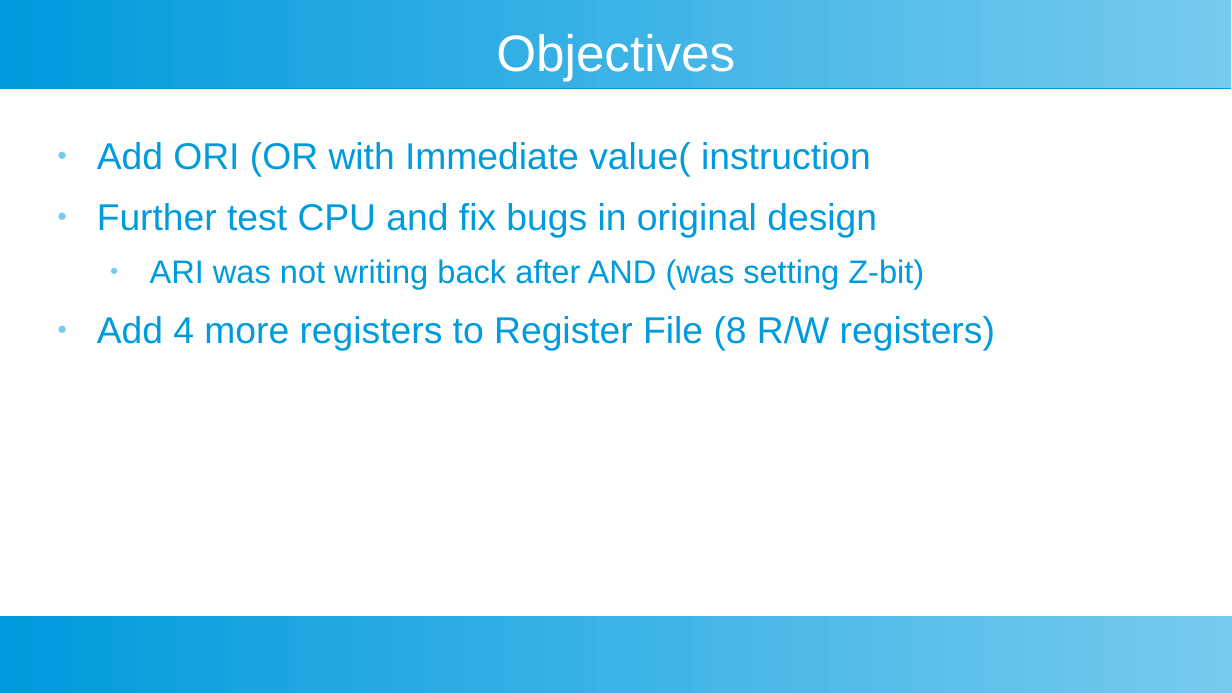
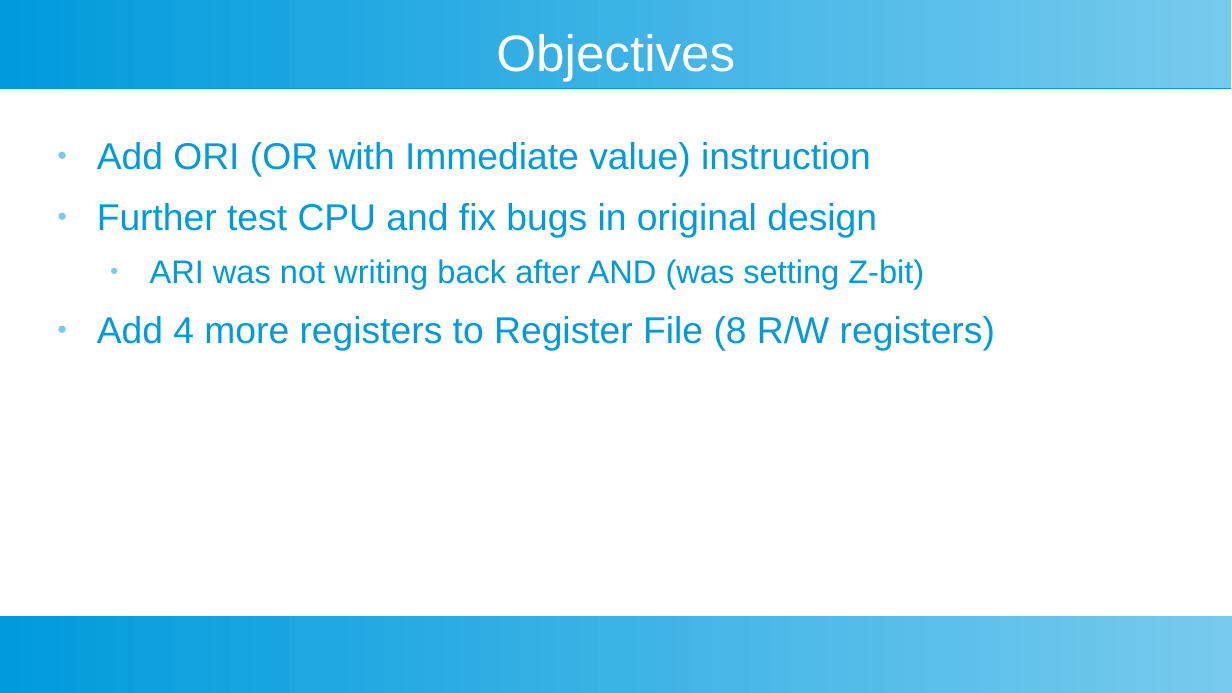
Before and after one commit to douggilliland/Design_A_CPU, a slide deck: slide 3 of Docs/DIY-FPGA-Computer-A1_New_Opcodes_Design.odp. Drawn at 1232x693 pixels with LibreOffice and Linux fonts; fonts in the diff are those of the drawing. Boxes give left, top, right and bottom in pixels: in the first picture for what was removed or moved away, otherwise in the second. Text is boxed around its words. In the diff, an @@ line names an element or a change of style, - is before the commit and + after.

```diff
--- a/Docs/DIY-FPGA-Computer-A1_New_Opcodes_Design.odp
+++ b/Docs/DIY-FPGA-Computer-A1_New_Opcodes_Design.odp
@@ text at (x1=97, y1=142, x2=871, y2=177): text changed @@
-● Add ORI (OR with Immediate value( instruction
+● Add ORI (OR with Immediate value) instruction
```
Also in this commit, not shown: 3 other slides changed.
